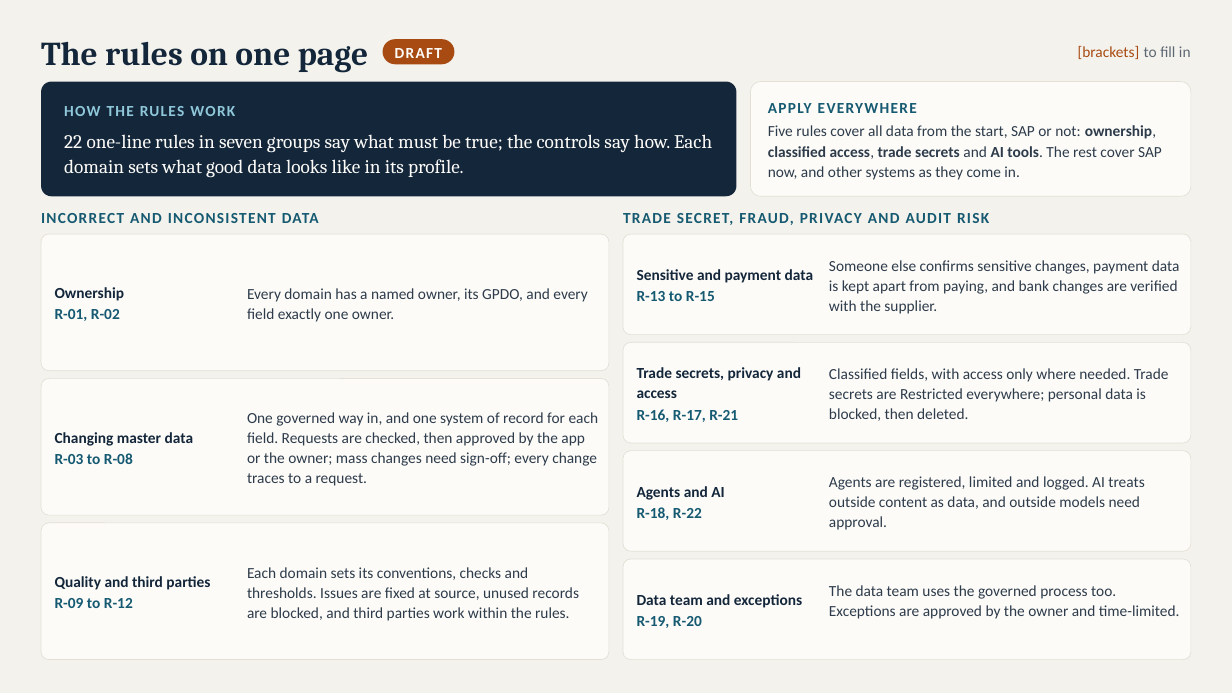
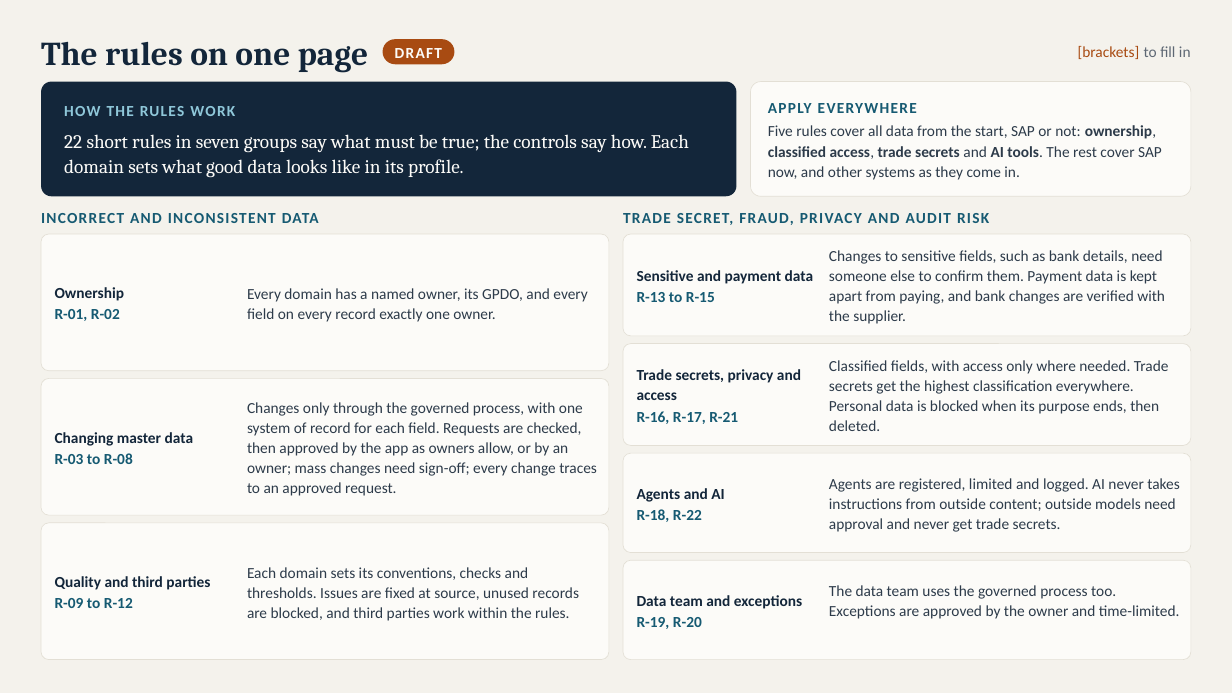
Before and after one commit to sreent/lean-framework, a slide deck: slide 3 of deck/lean-data-governance.pptx. Drawn at 1232x693 pixels with LibreOffice and Linux fonts; fonts in the diff are those of the drawing. Boxes give left, top, right and bottom in pixels: in the first picture for what was removed or moved away, otherwise in the second. Text is boxed around its words. In the diff, an @@ line names an element or a change of style, - is before the commit and + after.

```diff
--- a/deck/lean-data-governance.pptx
+++ b/deck/lean-data-governance.pptx
@@ text at (64, 134, 689, 178): text changed @@
-22 one-line rules in seven groups say what must be true; the controls say how. Each domain sets what good data looks like in its profile.
+22 short rules in seven groups say what must be true; the controls say how. Each domain sets what good data looks like in its profile.
@@ rounded rectangle at (623, 234, 1191, 335): proportions changed @@
@@ text at (829, 250, 1165, 324): text changed @@
-Someone else confirms sensitive changes, payment data is kept apart from paying, and bank changes are verified with the supplier.
+Changes to sensitive fields, such as bank details, need someone else to confirm them. Payment data is kept apart from paying, and bank changes are verified with the supplier.
@@ text at (247, 288, 587, 322): text changed @@
-Every domain has a named owner, its GPDO, and every field exactly one owner.
+Every domain has a named owner, its GPDO, and every field on every record exactly one owner.
@@ rounded rectangle at (623, 344, 1191, 445): proportions changed @@
@@ text at (829, 360, 1169, 431): text changed @@
-Classified fields, with access only where needed. Trade secrets are Restricted everywhere; personal data is blocked, then deleted.
+Classified fields, with access only where needed. Trade secrets get the highest classification everywhere. Personal data is blocked when its purpose ends, then deleted.
@@ text at (247, 402, 597, 496): text changed @@
-One governed way in, and one system of record for each field. Requests are checked, then approved by the app or the owner; mass changes need sign-off; every change traces to a request.
+Changes only through the governed process, with one system of record for each field. Requests are checked, then approved by the app as owners allow, or by an owner; mass changes need sign-off; every change traces to an approved request.
@@ text at (829, 478, 1179, 532): text changed @@
-Agents are registered, limited and logged. AI treats outside content as data, and outside models need approval.
+Agents are registered, limited and logged. AI never takes instructions from outside content; outside models need approval and never get trade secrets.
```
Also in this commit, not shown: 4 other slides changed, 6 other files.
